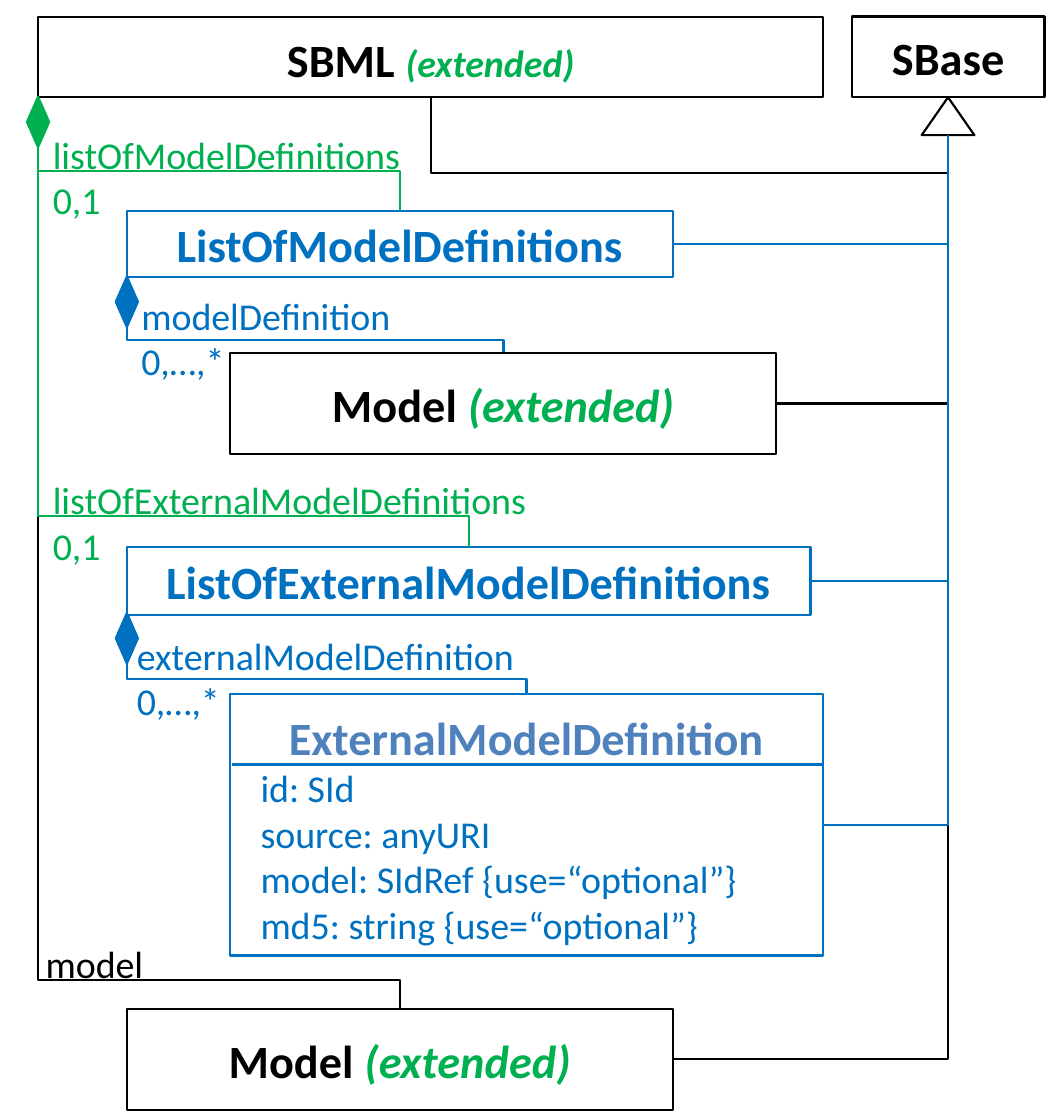
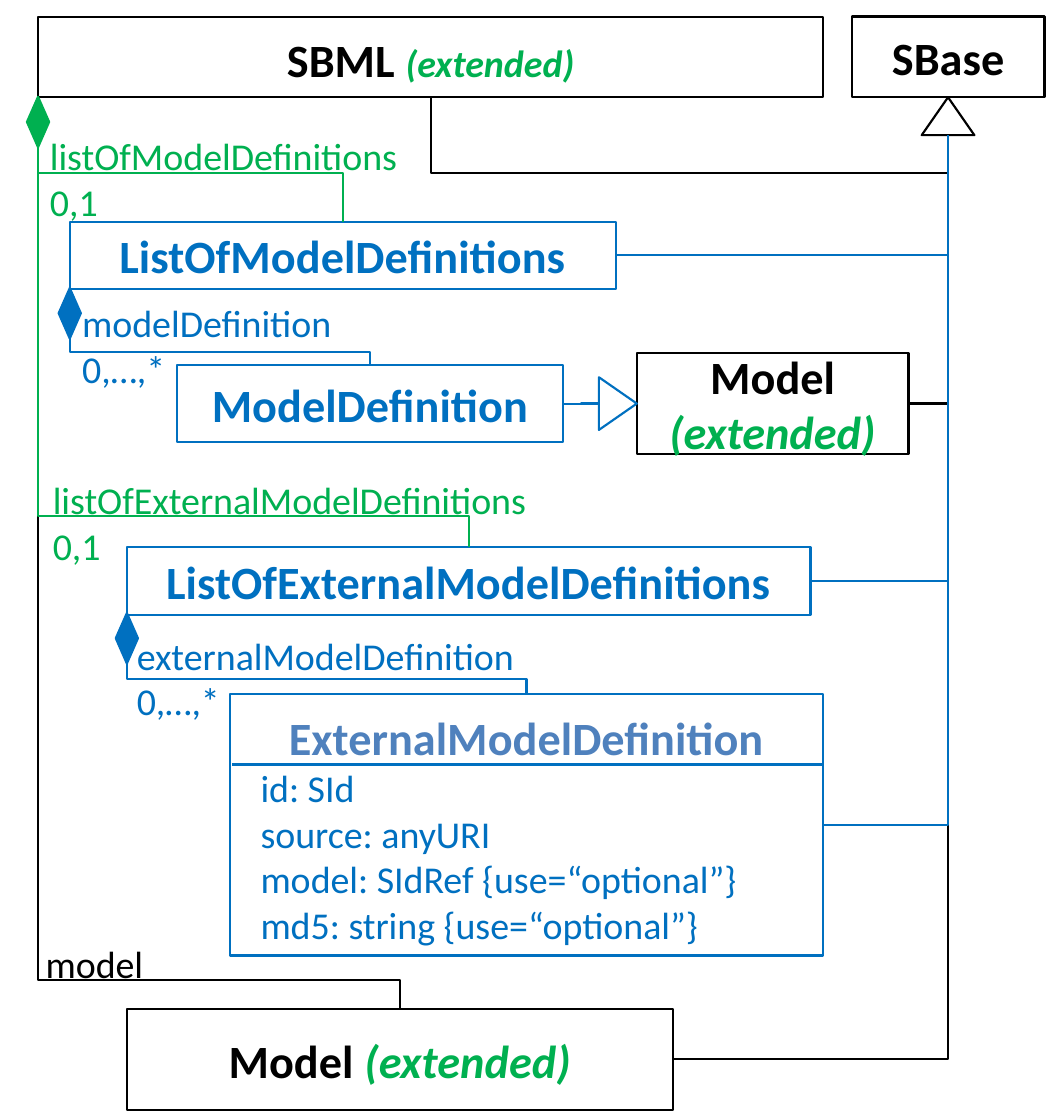
Before and after one commit to sbmlteam/sbml-specifications, a slide deck: slide 1 of sbml-level-3/version-1/comp/HierarchicalSBML.pptx. Drawn at 1060x1120 pixels with LibreOffice and Linux fonts; fonts in the diff are those of the drawing. Boxes give left, top, right and bottom in pixels: in the first picture for what was removed or moved away, otherwise in the second. Text is boxed around its words. In the diff, an @@ line names an element or a change of style, - is before the commit and + after.

```diff
--- a/sbml-level-3/version-1/comp/HierarchicalSBML.pptx
+++ b/sbml-level-3/version-1/comp/HierarchicalSBML.pptx
@@ text "listOfModelDefinitions" rewrapped from [53,142,400,219] to [50,143,397,225] @@
@@ elbow line moved from (39, 148) - (400, 212) to (39, 148) - (342, 221) @@
@@ elbow line moved from (672, 245) - (948, 136) to (615, 254) - (948, 136) @@
@@ elbow line moved from (775, 403) - (948, 136) to (909, 403) - (948, 136) @@
@@ rectangle "ListOfModelDefinitions": place and size @@
-rectangle "ListOfModelDefinitions" at [127,212,672,279]
+rectangle "ListOfModelDefinitions" at [70,221,615,288]
@@ text "modelDefinition": place and size @@
-text "modelDefinition" at [141,303,390,380]
+text "modelDefinition" at [82,310,331,388]
@@ diamond: place and size @@
-diamond at [115,276,136,327]
+diamond at [58,288,79,339]
@@ elbow line moved from (127, 327) - (503, 354) to (70, 339) - (369, 366) @@
@@ rectangle "Model (extended)": place and size @@
-rectangle "Model (extended)" at [230,354,775,454]
+rectangle "Model (extended)" at [636,354,909,454]
@@ rectangle added at [176,366,563,442], outline #0070C0 0.5 pt, 11 pt, text #0070C0, bold @@
+ModelDefinition
@@ triangle added at [598,377,634,429], outline #0070C0 0.5 pt @@
@@ elbow line added from (563, 403) to (600, 403), #0070C0 0.5 pt @@
```
Also in this commit, not shown: 6 other files.
